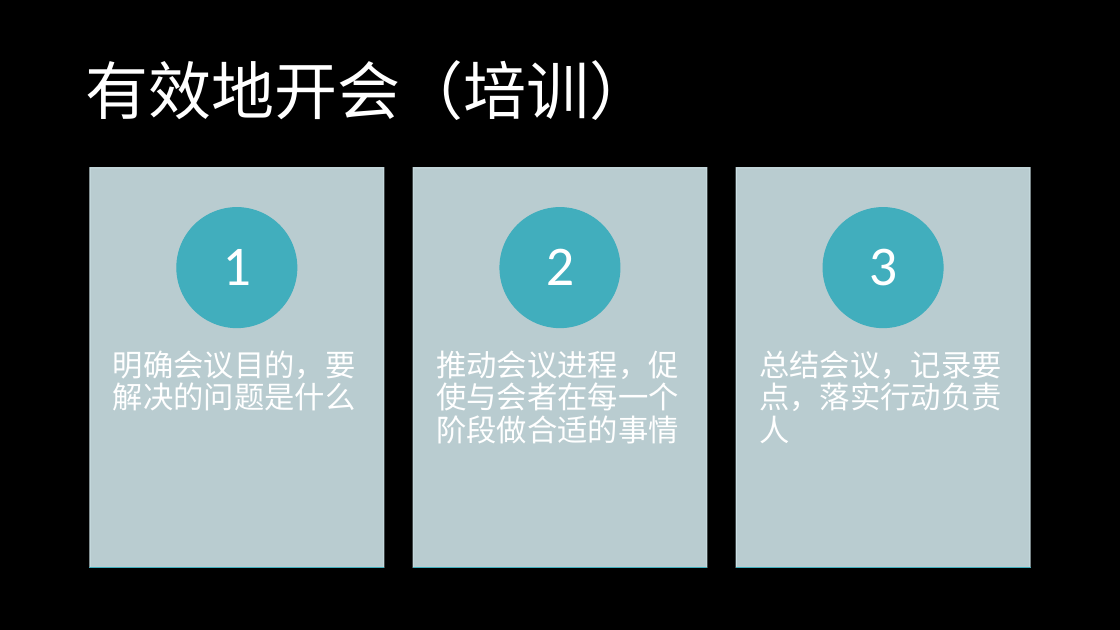
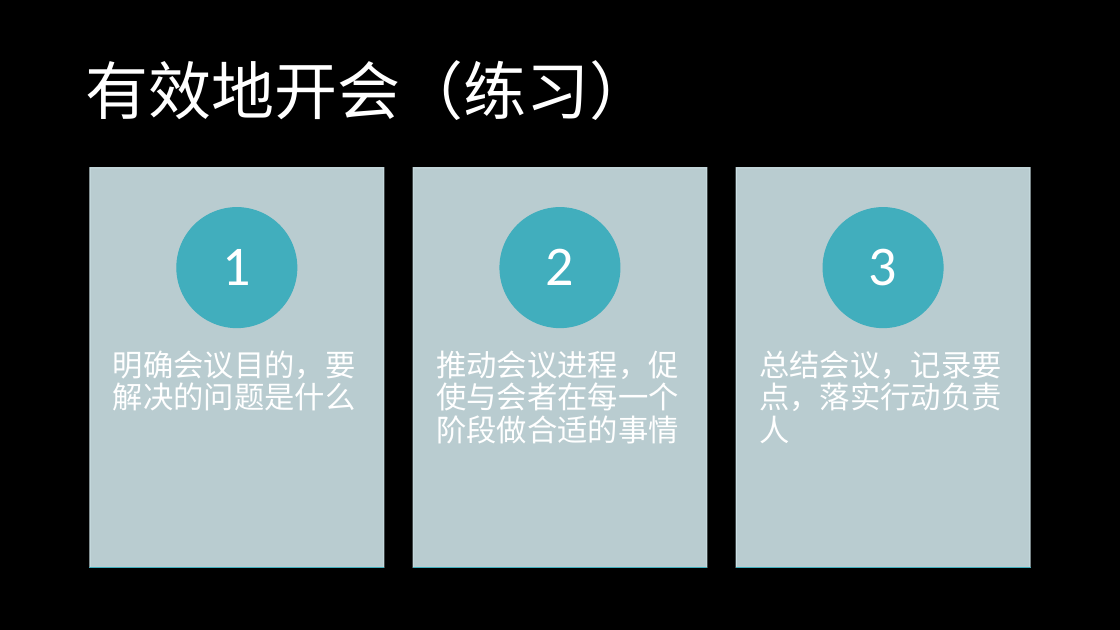
Before and after one commit to xinase/ASE, a slide deck: slide 49 of chapter9/ASE_9_program_manager.pptx. Drawn at 1120x630 pixels with LibreOffice and Linux fonts; fonts in the diff are those of the drawing; background and template pictures are left out. Boxes give left, top, right and bottom in pixels: in the first picture for what was removed or moved away, otherwise in the second. Text is boxed around its words. In the diff, an @@ line names an element or a change of style, - is before the commit and + after.

```diff
--- a/chapter9/ASE_9_program_manager.pptx
+++ b/chapter9/ASE_9_program_manager.pptx
@@ title at bbox=[85, 60, 652, 120]: text changed @@
-有效地开会（培训）
+有效地开会（练习）
```
Also in this commit, not shown: 2 other slides changed, 1 slide added.
